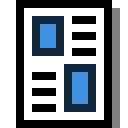
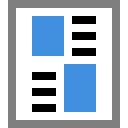
The second (128, 128) image is a revision of the first. Changes to its layers:
added layer "Ebene 2" above "Ebene 1" over (x1=8, y1=0, x2=120, y2=128)
painted on "Ebene 1" over (x1=16, y1=0, x2=120, y2=128)
painted on "Farbfüllung 1" over (x1=16, y1=0, x2=112, y2=128)
